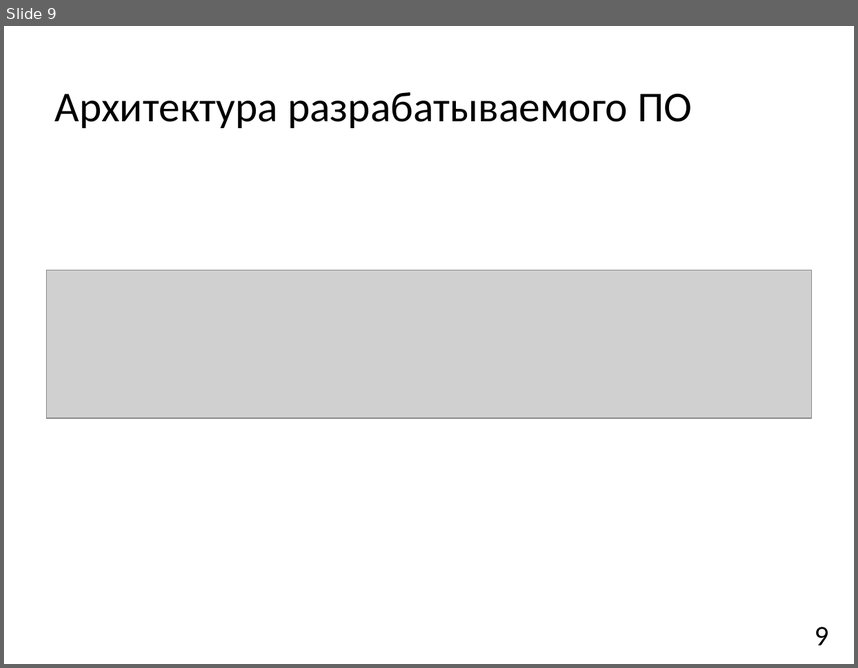
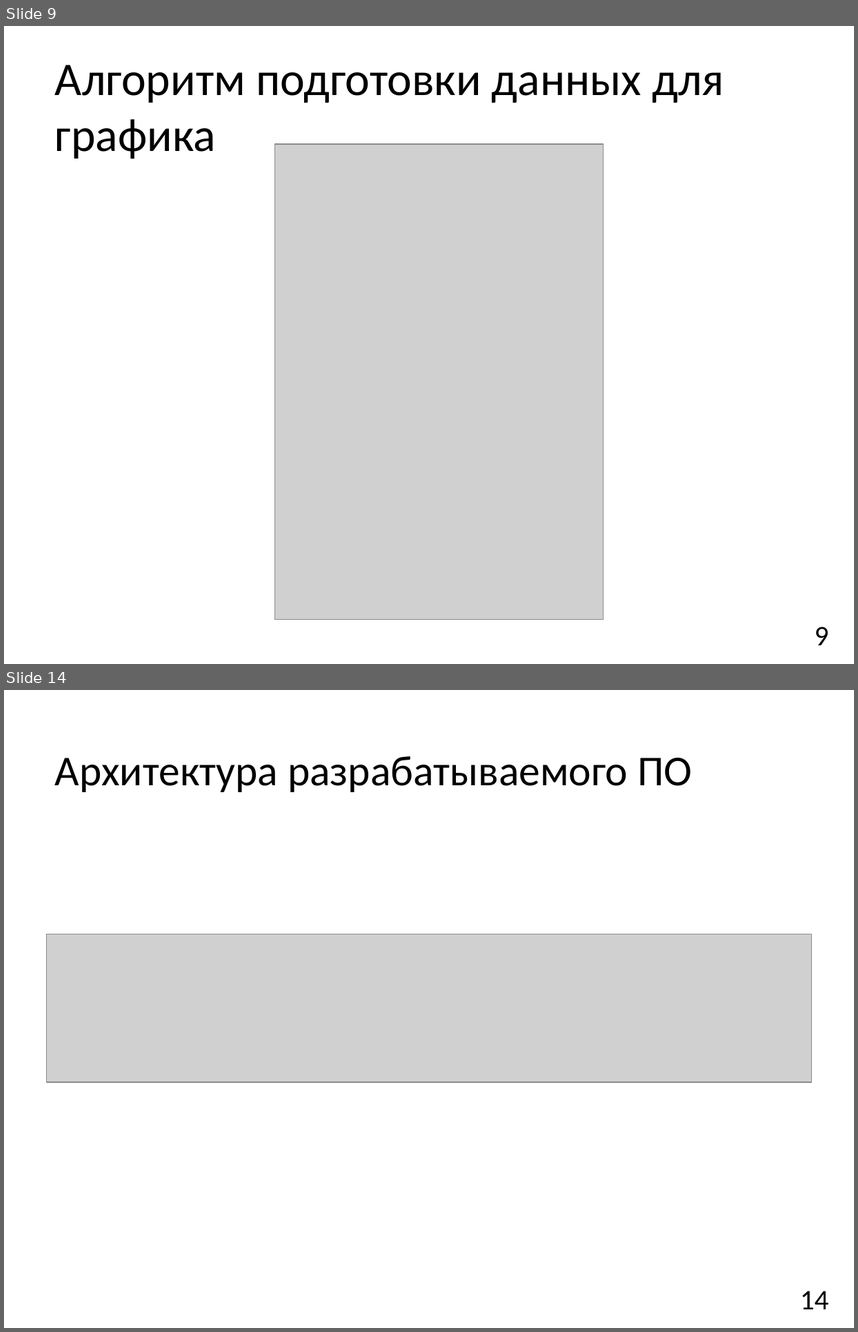
Before and after one commit to ostaaaaat/monitoring, a slide deck: 3 [Презентация].pptx. Shown one above the other, each under a label of ours: slide 9 before the commit, slides 9 and 14 after it; the slides between them are not shown. The pictures are 858x668 and 858x1332 pixels, drawn with LibreOffice and Linux fonts; fonts in the diff are those of the drawing; grey boxes stand for pictures. Boxes give left, top, right and bottom in pixels: in the first picture for what was removed or moved away, otherwise in the second. Text is boxed around its words. In the diff, an @@ line names an element or a change of style, - is before the commit and + after.

```diff
--- a/3 [Презентация].pptx
+++ b/3 [Презентация].pptx
@@ slide 9 added at (x1=4, y1=26, x2=854, y2=664), background #FFFFFF @@
@@ title added at (x1=55, y1=65, x2=724, y2=158), 39.6 pt, text #000000 @@
+Алгоритм подготовки данных для графика
@@ picture added at (x1=275, y1=144, x2=604, y2=619) @@
@@ page number added at (x1=815, y1=626, x2=829, y2=645), 24 pt, text #000000 @@
+9
@@ what was slide 9 is now slide 14 @@
@@ page number at (x1=800, y1=1290, x2=829, y2=1309): text changed @@
-9
+14
```
Also in this commit, not shown: 1 slide changed, 4 other slides added, 1 other file.
